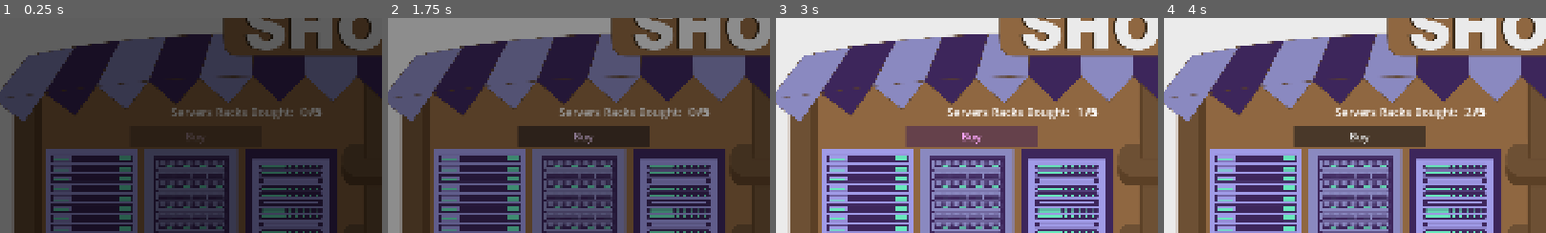
Above: before the commit, frames 1-4 (left to right).
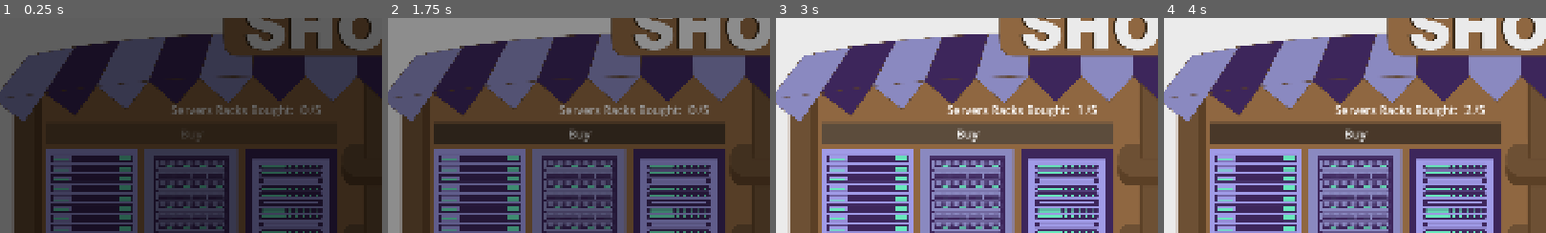
Above: after the commit, the same moments.

Repository: krishna3960/EducationTechnology
Game: Godot game, scene res://Scenes/Shop.tscn
Two runs of this game, one before a commit and one after it. Both use one fixed random seed, a clock stepped at 60 frames per second and the inputs below. This scene is started directly instead of the project's main scene. The engine's default icon, where the game draws it, is replaced by a stand-in: a white triangle on a blue panel in a dark square.
Inputs (mouse positions are % of the whole screen's width and height, from its top left):
- Up to frame 1 (0.25 s): no input
- Up to frame 2 (1.75 s): tap Enter (ui_accept) at 0.5, 0.77 s; move the mouse to (72, 45) at 0.52 s; hold D (move_right) 0.53-1.25 s; click (72, 45) at 0.67 s; click "Start Shopping ->" at 1.25 s
- Up to frame 3 (3 s): drag from (30, 55) to (45, 70) at 2.02 s; click "Buy" at 2.75 s
- Up to frame 4 (4 s): tap Enter (ui_accept) at 3.5 s; move the mouse to (60, 28) at 3.52 s; hold D (move_right) from 3.53 s (still down)
The pictures show only the part of the screen within x 6-56%, y 7-57%; the shares and areas given below are measured in that part.

The runs differ from the first frame. In frame 1, 0.8% of the frame differs, in the area x 45-84%, y 40-59%; in frame 2, 5.8%; in frame 3, 6.1%; in frame 4, 7.1%, in the area x 12-89%, y 40-60%.

Commit message:
fix: merge fixes

Diff:
--- a/educational-game/Scenes/Shop.tscn
+++ b/educational-game/Scenes/Shop.tscn
@@ -30,11 +30,11 @@
 [node name="BuyServerButtons" type="Node" parent="." unique_id=1191250001]
 
 [node name="Button" type="Button" parent="BuyServerButtons" unique_id=1155225072]
-offset_left = 434.0
-offset_top = 349.0
-offset_right = 764.0
-offset_bottom = 404.0
-theme_override_font_sizes/font_size = 27
+offset_left = 224.0
+offset_top = 342.0
+offset_right = 956.0
+offset_bottom = 397.0
+theme_override_font_sizes/font_size = 32
 text = "Buy"
 
 [node name="Price" type="Node" parent="." unique_id=1801598310]
@@ -148,20 +148,20 @@
 
 [node name="Bought" type="Label" parent="." unique_id=456784685]
 offset_left = 538.0
-offset_top = 296.0
+offset_top = 291.0
 offset_right = 967.0
-offset_bottom = 379.0
+offset_bottom = 374.0
 theme_override_font_sizes/font_size = 29
 text = "Servers Racks Bought:     /5
 "
 
 [node name="Counter" type="Label" parent="." unique_id=1947249064]
 offset_left = 863.0
-offset_top = 290.0
+offset_top = 285.0
 offset_right = 940.0
-offset_bottom = 339.0
+offset_bottom = 334.0
 theme_override_font_sizes/font_size = 35
-text = "0/5"
+text = "0"
 
 [node name="PriceHike" type="Sprite2D" parent="." unique_id=1810693872]
 position = Vector2(1685, 416)
--- a/educational-game/Scripts/shop.gd
+++ b/educational-game/Scripts/shop.gd
@@ -128,7 +128,7 @@
 
 
 func update_counter():
-	counter.text = "%d/5" % servers_bought
+	counter.text = "%d" % servers_bought
 
 func update_all_prices():
 	for i in range(phone_prices.size()):
@@ -152,12 +152,19 @@
 	update_all_prices()
 
 func pulse_buttons():
-	var buttons = [$BuyServerButtons/Button]
-	for button in buttons:
-		var tween = create_tween()
-		tween.set_loops()
-		tween.tween_property(button, "modulate", Color(1.267, 0.698, 1.432, 1.0), 1)
-		tween.tween_property(button, "modulate", Color(1, 1, 1, 1), 1)
+	const FLASH_HOLD: float = 0.3
+	const FLASH_GAP: float = 1.5
+	for button in _get_buy_buttons():
+		var normal_style: StyleBox = button.get_theme_stylebox("normal")
+		var hover_style: StyleBox = button.get_theme_stylebox("hover")
+		if normal_style == null or hover_style == null:
+			continue
+		var t: Tween = button.create_tween()
+		t.set_loops()
+		t.tween_callback(func(): button.add_theme_stylebox_override("normal", hover_style))
+		t.tween_interval(FLASH_HOLD)
+		t.tween_callback(func(): button.add_theme_stylebox_override("normal", normal_style))
+		t.tween_interval(FLASH_GAP)
 
 func show_price_hikes():
 	for hike in price_hikes:
